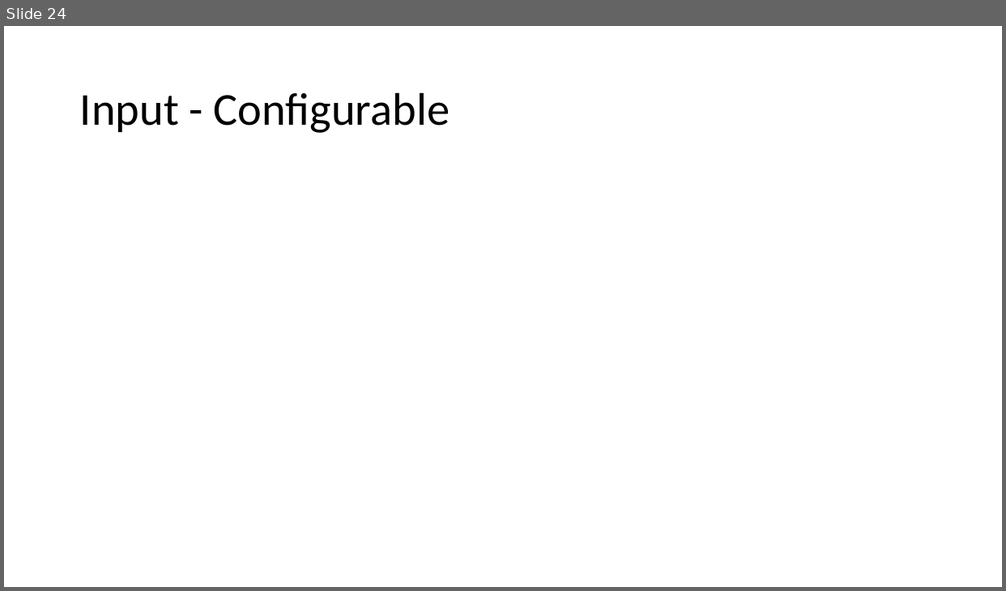
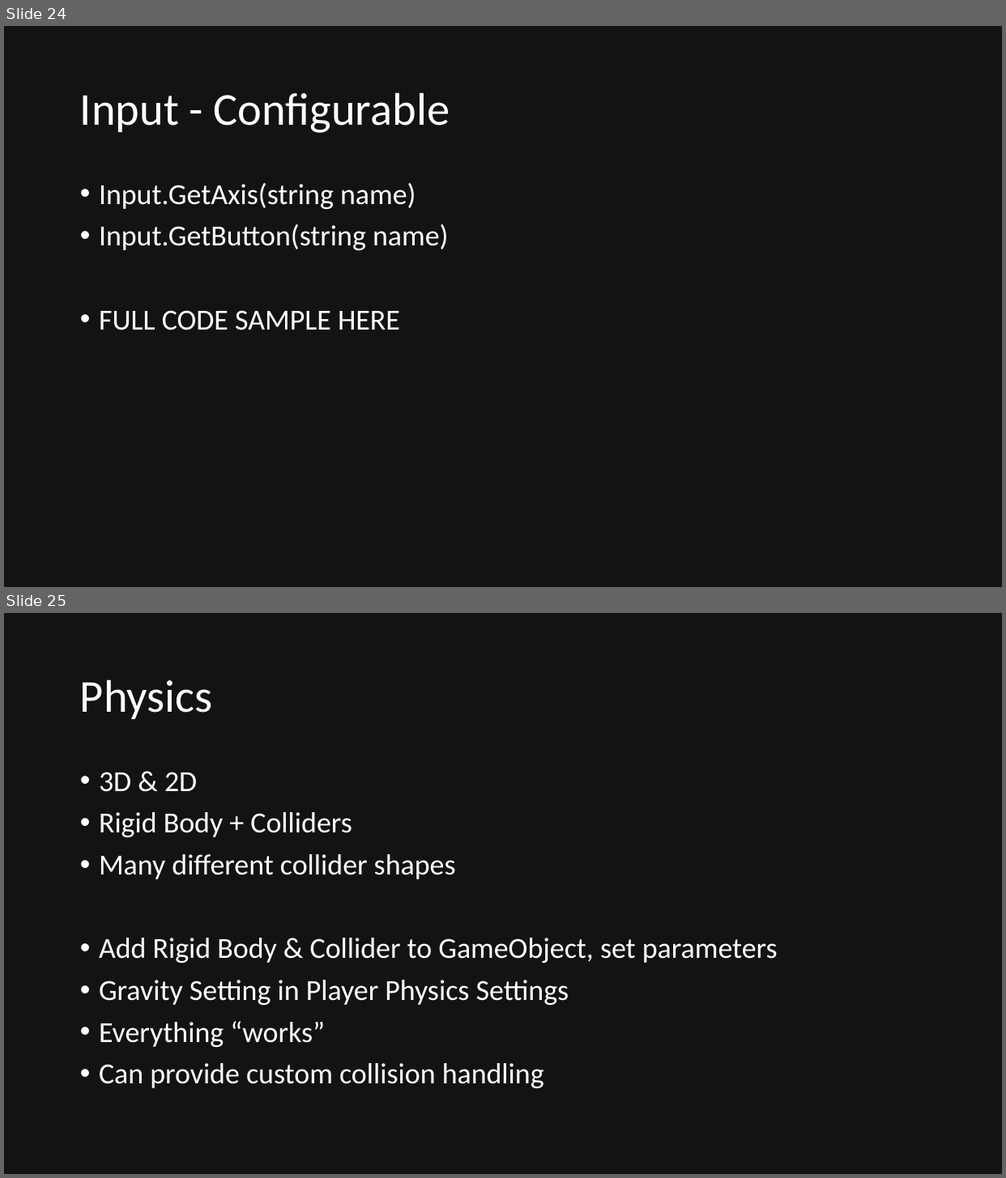
Before and after one commit to quandtm/UnitySTWorkshop, a slide deck: ST_Unity_101_Part1.pptx. Shown one above the other, each under a label of ours: slide 24 before the commit, slides 24 and 25 after it. The pictures are 1006x591 and 1006x1178 pixels, drawn with LibreOffice and Linux fonts; fonts in the diff are those of the drawing. Boxes give left, top, right and bottom in pixels: in the first picture for what was removed or moved away, otherwise in the second. Text is boxed around its words. In the diff, an @@ line names an element or a change of style, - is before the commit and + after.

Commit message:
Further slides on Input and Physics

```diff
--- a/ST_Unity_101_Part1.pptx
+++ b/ST_Unity_101_Part1.pptx
@@ slide 25 added at [4, 613, 1002, 1174], background #131313 @@
@@ title added at [80, 679, 213, 719], 44 pt, text #FFFFFF @@
+Physics
@@ text added at [99, 772, 778, 1088], 28 pt, text #FFFFFF @@
+• 3D & 2D
+• Rigid Body + Colliders
+• Many different collider shapes
+• Add Rigid Body & Collider to GameObject, set parameters
+• Gravity Setting in Player Physics Settings
+• Everything “works”
+• Can provide custom collision handling
@@ slide 24 changed as well @@
@@ background #FFFFFF to #131313 @@
@@ title "Input - Configurable" at [80, 92, 450, 133]: text colour #000000 to #FFFFFF @@
@@ text added at [99, 183, 448, 331], 28 pt, text #FFFFFF @@
+• Input.GetAxis(string name)
+• Input.GetButton(string name)
+• FULL CODE SAMPLE HERE
```
Also in this commit, not shown: 30 other slides changed, 3 other slides added, 3 slides removed.
